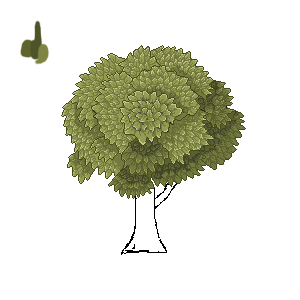
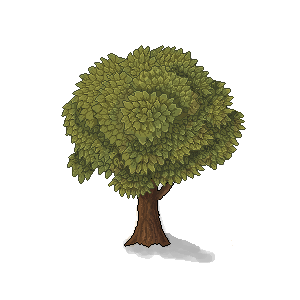
Revision of a layered (300, 300) image; what changed, layer by layer:
showed "Tempture", painted on it over bbox(63, 48, 245, 198)
painted on "branches AA" over bbox(91, 75, 205, 132)
painted on "leaves light" over bbox(62, 46, 244, 186)
painted on "leaves shadow" over bbox(66, 50, 240, 193)
painted on "Layer 2" over bbox(61, 45, 246, 199)
painted on "leaves" over bbox(20, 20, 241, 195)
painted on "shadows" over bbox(73, 66, 208, 175)
painted on "base" (1st of 3, in "Leaves") over bbox(62, 46, 214, 183)
added layer "trunk tempture" (overlay, 20%) above "Layer 9" over bbox(126, 186, 233, 248)
painted on "trunk" over bbox(121, 175, 179, 255)
added group "trunk 2" with 5 layers above "shadow" over bbox(125, 179, 171, 247)
added layer "Layer 8" (15%) in group "trunk 2" over bbox(140, 181, 170, 247)
added layer "shadow" (1st of 2, in "trunk 2") in group "trunk 2" over bbox(131, 186, 169, 244)
added layer "Layer 6" in group "trunk 2" over bbox(126, 179, 168, 247)
added layer "base" (3rd of 3, in "trunk 2") in group "trunk 2" over bbox(125, 179, 171, 247)
added layer "shadow" (2nd of 2) (30%) above "Background" over bbox(123, 213, 215, 263)
